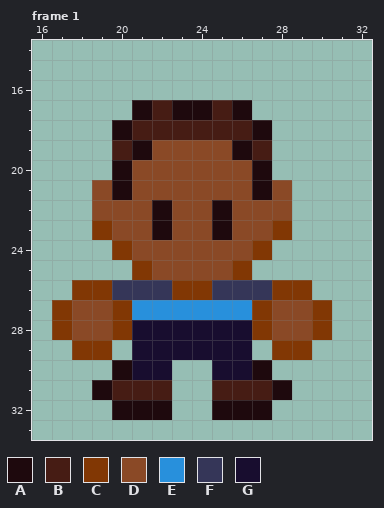
Pixel-art file: Aseprite/Npc's/Otton.aseprite. That is the earlier state.
48x48 pixels, 2 frames. Shown: frame 1: x 16..32, y 14..33. The commit also changed other frames, which this record leaves out.
Visible layers, top first: "Hands", "Head", "Body".
Palette (. is transparent): A #1e090d  B #461c14  C #813704  D #8a4926  E #2890dc  F #353658  G #180d2f
Pixels before, frame 1, first column x 17:
17 ....ABAABA....
18 ...ABBBBBBA...
19 ...BADDDDAB...
20 ...ADDDDDDA...
21 ..DADDDDDDAD..
22 ..DDDADDADDD..
23 ..CDDADDADDC..
24 ...CDDDDDDC...
25 ....CDDDDC....
26 .CCFFFCCFFFCC.
27 CDDCEEEEEECDDC
28 CDDCGGGGGGCDDC
29 .CC.GGGGGG.CC.
30 ...AGG..GGA...
31 ..ABBB..BBBA..
32 ...AAA..AAA...
The same view after the edit:
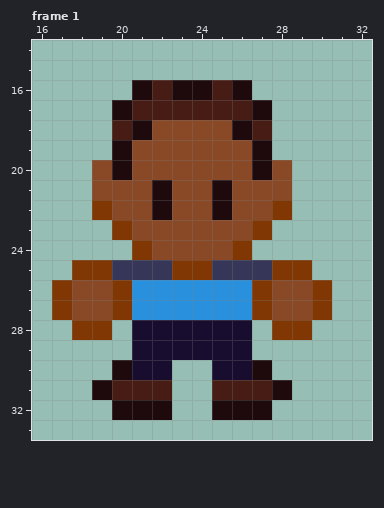
The edit:
Changed rows in their new state; - is an unchanged pixel.
Frame 1, layers "Hands", "Head", "Body":
first column x 17:
16 ----ABAABA----
17 ---AB-BB-BA---
18 ---BADDDDAB---
19 ---AD----DA---
20 --D--------D--
21 ---D-A--A-D---
22 --C--------C--
23 --.C-D--D-C.--
24 ---.C----C.---
25 -CCFFFCCFFFCC-
26 CDDCEEEEEECDDC
28 .CC.------.CC.
29 -..--------..-
Changed places in both pictures, as pixel boxes (x1, y1, x2, y2):
changed: (52, 80, 332, 360)
